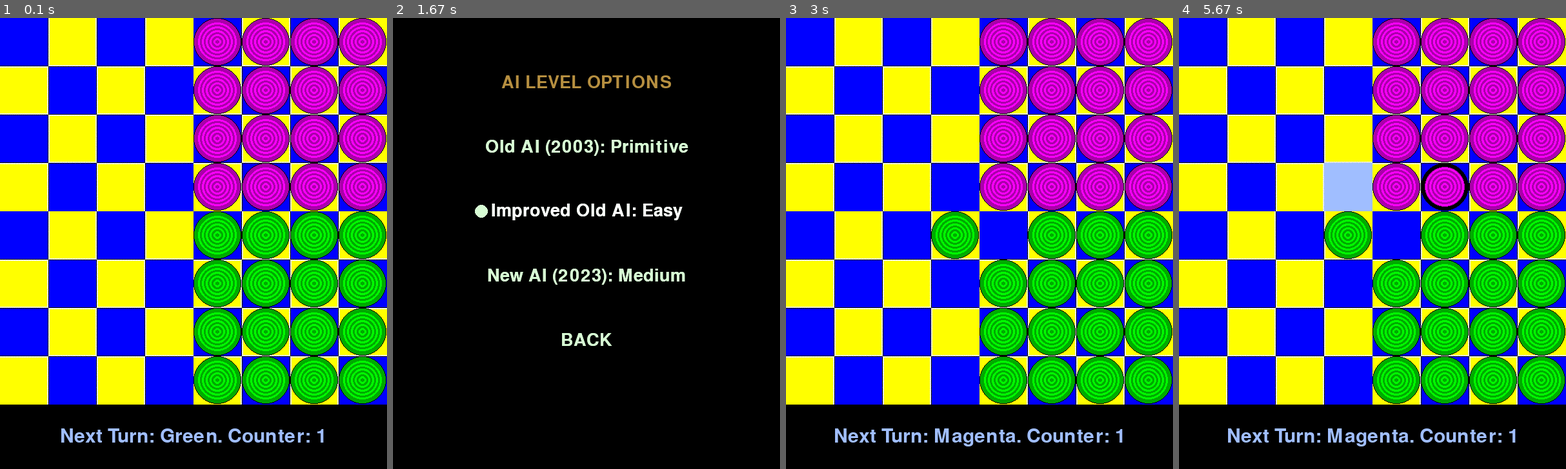
Above: before the commit, frames 1-4 (left to right).
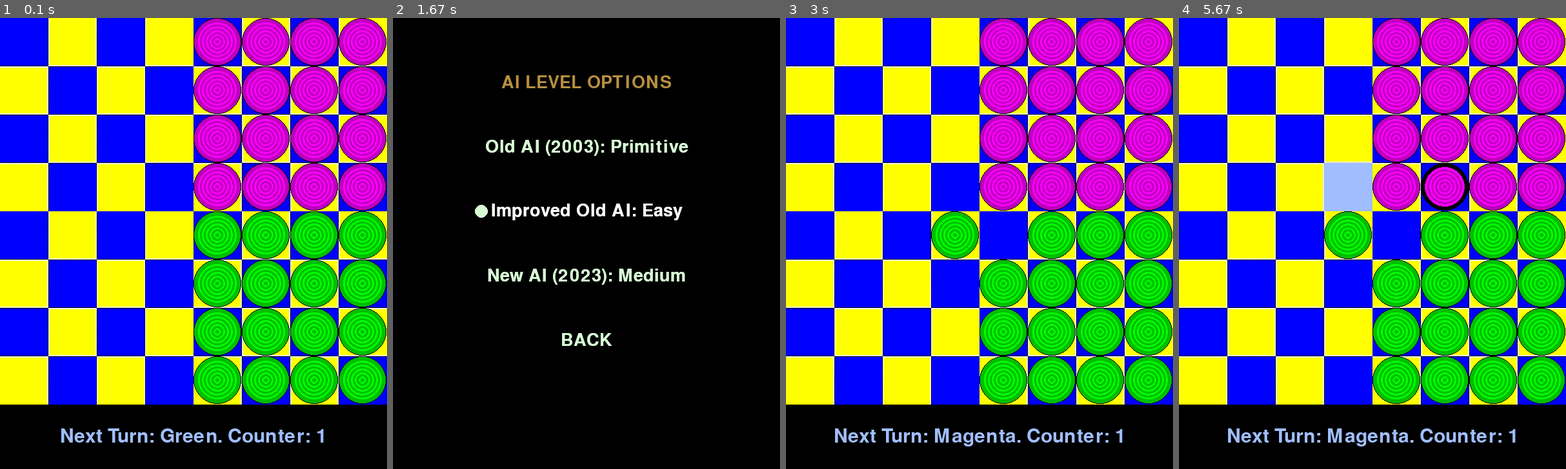
Above: after the commit, the same moments.

Repository: Patlatus/Pygame-Overcrowded-Trolleybus
Game: pygame game, started from main.py
Two runs of this game, one before a commit and one after it. Both use one fixed random seed, a clock stepped at 60 frames per second and the inputs below.
Inputs (mouse positions are in pixels of both pictures, inside the frame that each line leads up to):
- Up to frame 1 (0.1 s): no input
- Up to frame 2 (1.67 s): click (586, 243) at 0.38 s; tap Esc at 0.67 s; click "AI Level" at 1.05 s; click (540, 211) at 1.45 s
- Up to frame 3 (3 s): click "BACK" at 1.82 s; click "RESUME GAME" at 2.4 s; click (948, 216) at 2.72 s
- Up to frame 4 (5.67 s): click (1449, 189) at 5.45 s

The runs differ from the first frame. In frame 1, less than 0.1% of the frame differs, in the area x 50-100%, y 0-86%; in frame 2, nothing differs; in frame 3, less than 0.1%; in frame 4, less than 0.1%.

Commit message:
Reduce color contrast, refactor menu and human turn

Diff:
--- a/board.py
+++ b/board.py
@@ -6,8 +6,8 @@
 WHITE    = (255, 255, 255)
 GREEN    = (  0, 255,   0)
 MAGENTA  = (255,   0, 255)
-GREEN_DARK    = (  0, 170,   0)
-MAGENTA_DARK  = (170,   0, 170)
+GREEN_DARK    = (  0, 190,   0)
+MAGENTA_DARK  = (190,   0, 190)
 BLACK    = (  0,   0,   0)
 
 
--- a/main.py
+++ b/main.py
@@ -111,17 +111,90 @@
 	def get_font(self, size):
 		return pygame.font.SysFont("comicsans", 40)  # pygame.font.Font("assets/font.ttf", size)
 
+	def process_main_menu(self, mouse_pos):
+		if self.play_button.checkForInput(mouse_pos):
+			self.show_main_menu = False
+			self.show_menu = False
+			if not self.is_human_turn():
+				self.perform_ai_turn()
+		if self.restart_button.checkForInput(mouse_pos):
+			self.restart()
+			self.show_main_menu = False
+			self.show_menu = False
+		if self.options_button.checkForInput(mouse_pos):
+			self.show_main_menu = False
+			self.show_options = True
+		if self.level_button.checkForInput(mouse_pos):
+			self.show_main_menu = False
+			self.show_level = True
+		if self.quit_button.checkForInput(mouse_pos):
+			self.terminate_game()
+
+	def process_options(self, mouse_pos):
+		if self.human_choice.checkForInput(mouse_pos):
+			self.ai_green = False
+			self.ai_magenta = False
+		if self.ai_starts.checkForInput(mouse_pos):
+			self.ai_green = True
+			self.ai_magenta = False
+		if self.ai_strikes_back.checkForInput(mouse_pos):
+			self.ai_green = False
+			self.ai_magenta = True
+		if self.options_back.checkForInput(mouse_pos):
+			self.show_options = False
+			self.show_main_menu = True
+
+	def process_level(self, mouse_pos):
+		if self.old_ai_choice.checkForInput(mouse_pos):
+			self.level = Level.OLD
+		if self.imp_old_ai_choice.checkForInput(mouse_pos):
+			self.level = Level.OLD_IMP
+		if self.new_ai_choice.checkForInput(mouse_pos):
+			self.level = Level.NEW
+		if self.level_back.checkForInput(mouse_pos):
+			self.show_level = False
+			self.show_main_menu = True
+
+	def process_menu(self, mouse_pos):
+		if self.show_main_menu:
+			self.process_main_menu(mouse_pos)
+		elif self.show_options:
+			self.process_options(mouse_pos)
+		elif self.show_level:
+			self.process_level(mouse_pos)
+
+	def process_human_turn(self, mouse_pos):
+		cell = self.graphics.board_coords(mouse_pos)  # what square is the mouse in?
+		if self.board.on_board(cell):
+			if not self.hop:
+				piece = self.board.location(cell).occupant
+				if piece is not None and piece.color == self.turn:
+					self.selected_piece = cell
+				elif self.selected_piece is not None and cell in self.board.legal_moves(self.selected_piece):
+					self.board.move_piece(self.selected_piece, cell)
+
+					if cell not in self.board.adjacent(self.selected_piece):
+						self.hop = True
+						self.selected_piece = cell
+					else:
+						self.end_turn()
+
+			elif self.hop:
+				if self.selected_piece is not None and cell in self.board.legal_moves(self.selected_piece, self.hop):
+					self.board.move_piece(self.selected_piece, cell)
+					self.selected_piece = cell
+				else:
+					self.end_turn()
+
 	def event_loop(self):
 		"""
 		The event loop. This is where events are triggered
 		(like a mouse click) and then effect the game state.
 		"""
-		self.mouse_pos = self.graphics.board_coords(pygame.mouse.get_pos()) # what square is the mouse in?
-		if self.selected_piece != None:
+		if self.selected_piece is not None:
 			self.selected_legal_moves = self.board.legal_moves(self.selected_piece, self.hop)
 
 		for event in pygame.event.get():
-
 			if event.type == QUIT:
 				self.terminate_game()
 
@@ -139,53 +212,34 @@
 					if not self.is_human_turn():
 						self.perform_ai_turn()
 
-			if self.show_menu and event.type == pygame.MOUSEBUTTONDOWN:
+			if event.type == pygame.MOUSEBUTTONDOWN:
 				mouse_pos = pygame.mouse.get_pos()
-
-				if self.show_options:
-					if self.human_choice.checkForInput(mouse_pos):
-						self.ai_green = False
-						self.ai_magenta = False
-					if self.ai_starts.checkForInput(mouse_pos):
-						self.ai_green = True
-						self.ai_magenta = False
-
-					if self.ai_strikes_back.checkForInput(mouse_pos):
-						self.ai_green = False
-						self.ai_magenta = True
-					if self.options_back.checkForInput(mouse_pos):
-						self.show_options = False
-						self.show_main_menu = True
-				elif self.show_main_menu:
-					if self.play_button.checkForInput(mouse_pos):
-						self.show_main_menu = False
-						self.show_menu = False
-						if not self.is_human_turn():
-							self.perform_ai_turn()
-
-					if self.restart_button.checkForInput(mouse_pos):
-						self.restart()
-						self.show_main_menu = False
-						self.show_menu = False
-					if self.options_button.checkForInput(mouse_pos):
-						self.show_main_menu = False
-						self.show_options = True
-					if self.level_button.checkForInput(mouse_pos):
-						self.show_main_menu = False
-						self.show_level = True
-					if self.quit_button.checkForInput(mouse_pos):
-						self.terminate_game()
-				elif self.show_level:
-					if self.old_ai_choice.checkForInput(mouse_pos):
-						self.level = Level.OLD
-					if self.imp_old_ai_choice.checkForInput(mouse_pos):
-						self.level = Level.OLD_IMP
-					if self.new_ai_choice.checkForInput(mouse_pos):
-						self.level = Level.NEW
-					if self.level_back.checkForInput(mouse_pos):
-						self.show_level = False
-						self.show_main_menu = True
-
+				if self.show_menu:
+					self.process_menu(mouse_pos)
+				elif not self.end and self.is_human_turn():
+					cell = self.graphics.board_coords(mouse_pos)  # what square is the mouse in?
+					if self.board.on_board(cell):
+						if not self.hop:
+							if self.board.location(cell).occupant != None and self.board.location(cell).occupant.color == self.turn:
+								self.selected_piece = cell
+
+							elif self.selected_piece != None and cell in self.board.legal_moves(self.selected_piece):
+
+								self.board.move_piece(self.selected_piece, cell)
+
+								if cell not in self.board.adjacent(self.selected_piece):
+									self.hop = True
+									self.selected_piece = cell
+
+								else:
+									self.end_turn()
+
+						elif self.hop == True:
+							if self.selected_piece != None and cell in self.board.legal_moves(self.selected_piece, self.hop):
+								self.board.move_piece(self.selected_piece, cell)
+								self.selected_piece = cell
+							else:
+								self.end_turn()
 			if self.show_menu:
 				if self.show_main_menu:
 					self.display_main_menu()
@@ -193,29 +247,6 @@
 					self.display_options()
 				elif self.show_level:
 					self.display_level()
-
-			elif not self.end and self.is_human_turn() and event.type == MOUSEBUTTONDOWN and self.board.on_board(self.mouse_pos):
-				if not self.hop:
-					if self.board.location(self.mouse_pos).occupant != None and self.board.location(self.mouse_pos).occupant.color == self.turn:
-						self.selected_piece = self.mouse_pos
-
-					elif self.selected_piece != None and self.mouse_pos in self.board.legal_moves(self.selected_piece):
-
-						self.board.move_piece(self.selected_piece, self.mouse_pos)
-
-						if self.mouse_pos not in self.board.adjacent(self.selected_piece):
-							self.hop = True
-							self.selected_piece = self.mouse_pos
-
-						else:
-							self.end_turn()
-
-				elif self.hop == True:
-					if self.selected_piece != None and self.mouse_pos in self.board.legal_moves(self.selected_piece, self.hop):
-						self.board.move_piece(self.selected_piece, self.mouse_pos)
-						self.selected_piece = self.mouse_pos
-					else:
-						self.end_turn()
 
 	def is_human_turn(self):
 		return not self.ai_magenta and self.turn == MAGENTA or not self.ai_green and self.turn == GREEN
